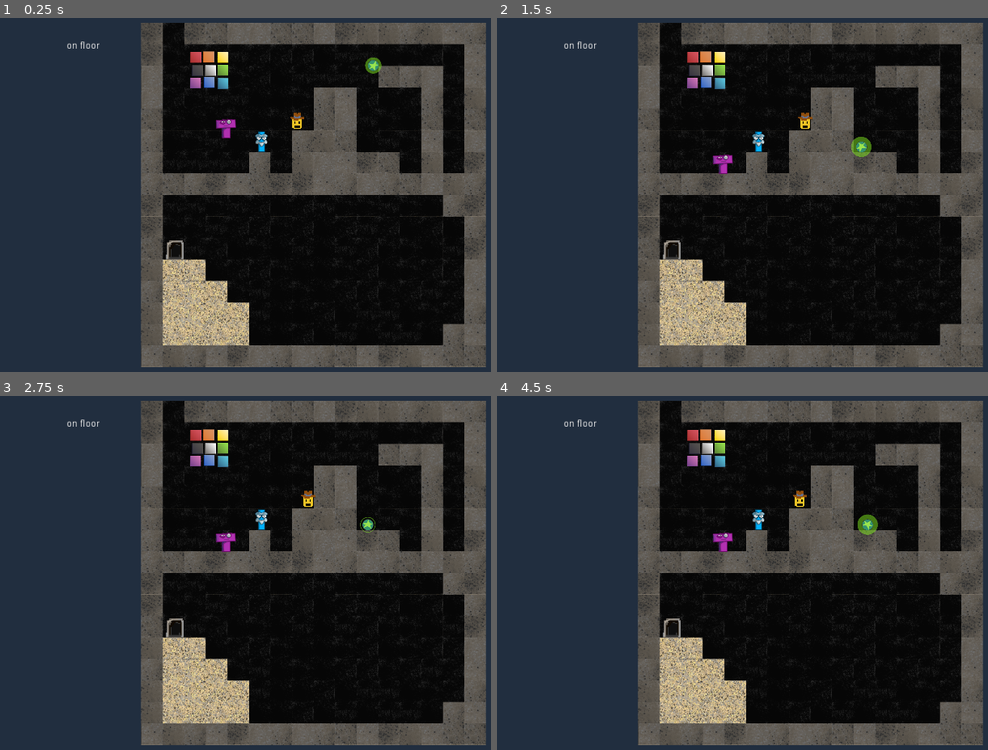
Above: before the commit, frames 1-4 (two rows, left to right).
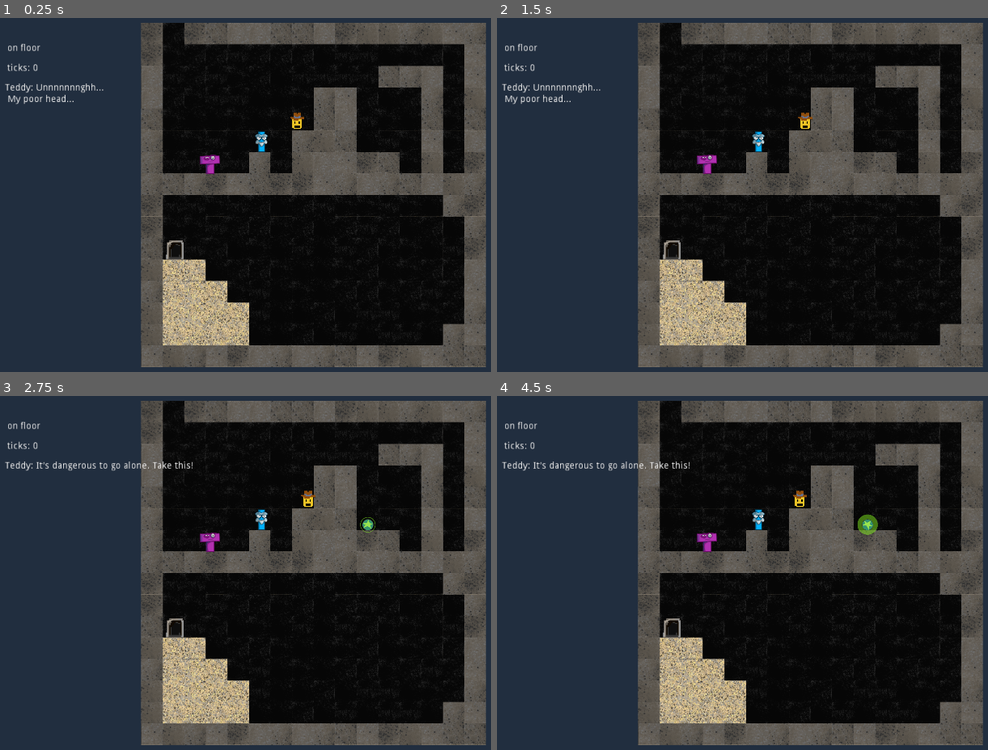
Above: after the commit, the same moments.

Repository: tangentstorm/ld48
Game: Godot game, scene res://scene.tscn
Same seed, same stepped clock (60 frames per second), same inputs: the game is played once before the commit and once after it.
Inputs:
- Up to frame 1 (0.25 s): no input
- Up to frame 2 (1.5 s): hold E 0.53-1.28 s; hold Right from 0.53 s (still down); tap Space at 0.77 s; tap E at 1.35 s
- Up to frame 3 (2.75 s): tap Space at 1.52 s; release Right at 2.03 s; hold Left from 2.03 s (still down); hold E from 2.03 s (still down)
- Up to frame 4 (4.5 s): release Left at 2.78 s; release E at 2.78 s; hold Right 2.78-4.28 s; tap E at 2.85, 4.35 s; tap Space at 3.02, 3.77 s; hold E 3.53-4.28 s; hold Left from 4.28 s (still down)

The runs differ from the first frame. In frame 1, 1.6% of the frame differs, in the area x 0-78%, y 6-45%; in frame 2, 1.6%, in the area x 0-77%, y 6-45%; in frame 3, 1.5%; in frame 4, 1.5%.

Commit message:
start on RoomScript

Diff:
--- /dev/null
+++ b/game/room0.gd
@@ -0,0 +1,35 @@
+# script for room 0
+extends Node
+
+var co # coroutine
+var isPlaying : bool = true
+
+func _ready():
+	co = script()
+
+func _on_step():
+	if isPlaying:
+		if co: co = co.resume()
+
+func sleep(seconds):
+	isPlaying = false
+	yield(get_tree().create_timer(seconds), "timeout")
+	isPlaying = true
+
+onready var dialog = $"/root/scene/dialog"
+
+func teddy(msg):
+	speak("Teddy", msg)
+
+func speak(who, msg):
+	dialog.text = who + ": " + msg
+
+func script():
+	dialog.text = ""
+	yield()
+	teddy("Unnnnnnnghh...\n My poor head...")
+	sleep(2)
+	yield()
+	teddy("It's dangerous to go alone. Take this!")
+	$teleporter.visible = true
+	$teleporter.sleeping = false
--- a/game/scene.tscn
+++ b/game/scene.tscn
@@ -8,6 +8,7 @@
 [ext_resource path="res://sprites/ivan.png" type="Texture" id=6]
 [ext_resource path="res://ernie.gd" type="Script" id=7]
 [ext_resource path="res://sprites/hero.png" type="Texture" id=8]
+[ext_resource path="res://room0.gd" type="Script" id=9]
 
 [sub_resource type="CapsuleShape2D" id=1]
 radius = 16.4678
@@ -58,6 +59,10 @@
 "_edit_vertical_guides_": [ 1598.77 ]
 }
 
+[node name="Timer" type="Timer" parent="."]
+wait_time = 0.25
+autostart = true
+
 [node name="Camera2D" type="Camera2D" parent="."]
 position = Vector2( 1052.34, 1013.92 )
 scale = Vector2( 2, 2 )
@@ -72,6 +77,7 @@
 tile_data = PoolIntArray( 0, 1, 65538, 1, 2, 1, 2, 1, 65538, 3, 1, 65537, 4, 1, 0, 5, 1, 0, 6, 1, 65537, 7, 1, 65537, 8 …(3873 unchanged characters)…
 
 [node name="blocks" type="Node2D" parent="."]
+visible = false
 position = Vector2( 334.412, 281.499 )
 
 [node name="block-r" type="Sprite" parent="blocks"]
@@ -127,76 +133,108 @@
 hframes = 9
 frame = 8
 
-[node name="sprites" type="Node2D" parent="."]
-
-[node name="ernie" type="KinematicBody2D" parent="sprites"]
+[node name="room0" type="Node2D" parent="."]
+script = ExtResource( 9 )
+
+[node name="ernie" type="KinematicBody2D" parent="room0"]
 position = Vector2( 923.286, 561.37 )
 script = ExtResource( 7 )
 
-[node name="shape" type="CollisionShape2D" parent="sprites/ernie"]
+[node name="shape" type="CollisionShape2D" parent="room0/ernie"]
 visible = false
 position = Vector2( 2.33331, 0.666626 )
 scale = Vector2( 2, 2 )
 shape = SubResource( 1 )
 
-[node name="hero" type="Sprite" parent="sprites/ernie"]
+[node name="hero" type="Sprite" parent="room0/ernie"]
 texture = ExtResource( 8 )
 hframes = 4
 
-[node name="teleporter" type="RigidBody2D" parent="sprites"]
+[node name="teleporter" type="RigidBody2D" parent="room0"]
+visible = false
 position = Vector2( 1384.22, 192.747 )
-
-[node name="sprite" type="AnimatedSprite" parent="sprites/teleporter"]
+sleeping = true
+
+[node name="sprite" type="AnimatedSprite" parent="room0/teleporter"]
 frames = SubResource( 7 )
 frame = 1
 playing = true
 
-[node name="shape" type="CollisionShape2D" parent="sprites/teleporter"]
+[node name="shape" type="CollisionShape2D" parent="room0/teleporter"]
 visible = false
 scale = Vector2( 3, 3 )
 shape = SubResource( 8 )
 
-[node name="ivan" type="RigidBody2D" parent="sprites"]
+[node name="ivan" type="RigidBody2D" parent="room0"]
 position = Vector2( 718.686, 686.172 )
 
-[node name="sprite" type="Sprite" parent="sprites/ivan"]
+[node name="sprite" type="Sprite" parent="room0/ivan"]
 texture = ExtResource( 6 )
 
-[node name="shape" type="CollisionShape2D" parent="sprites/ivan"]
+[node name="shape" type="CollisionShape2D" parent="room0/ivan"]
 visible = false
 position = Vector2( -3, 2 )
 scale = Vector2( 2, 6 )
 shape = SubResource( 9 )
 
-[node name="teddy" type="RigidBody2D" parent="sprites"]
-position = Vector2( 504.403, 563.8 )
-
-[node name="sprite" type="Sprite" parent="sprites/teddy"]
+[node name="teddy" type="RigidBody2D" parent="room0"]
+position = Vector2( 408.757, 787.813 )
+mode = 2
+continuous_cd = 2
+
+[node name="sprite" type="Sprite" parent="room0/teddy"]
 texture = ExtResource( 5 )
 
-[node name="shape-body" type="CollisionShape2D" parent="sprites/teddy"]
+[node name="shape-body" type="CollisionShape2D" parent="room0/teddy"]
 visible = false
 position = Vector2( 0, 26 )
 scale = Vector2( 2.5, 2.5 )
 shape = SubResource( 10 )
 
-[node name="shape-head" type="CollisionShape2D" parent="sprites/teddy"]
+[node name="shape-head" type="CollisionShape2D" parent="room0/teddy"]
 visible = false
 position = Vector2( 1.88562, -27.7401 )
 scale = Vector2( 6, 2.5 )
 shape = SubResource( 10 )
 
-[node name="exit" type="Sprite" parent="sprites"]
+[node name="exit" type="Sprite" parent="room0"]
 position = Vector2( 198.296, 1347.86 )
 texture = ExtResource( 2 )
 
 [node name="debug" type="Label" parent="."]
-margin_left = -442.872
-margin_top = 112.12
-margin_right = -402.872
-margin_bottom = 126.12
+margin_left = -709.539
+margin_top = 145.694
+margin_right = -636.539
+margin_bottom = 159.694
 rect_scale = Vector2( 4, 4 )
+rect_pivot_offset = Vector2( 28.8586, 7 )
 text = "Hello world"
 __meta__ = {
 "_edit_use_anchors_": false
 }
+
+[node name="timer" type="Label" parent="."]
+margin_left = -709.539
+margin_top = 264.541
+margin_right = -636.539
+margin_bottom = 278.541
+rect_scale = Vector2( 4, 4 )
+rect_pivot_offset = Vector2( 28.8586, 7 )
+text = "ticks: 0"
+__meta__ = {
+"_edit_use_anchors_": false
+}
+
+[node name="dialog" type="Label" parent="."]
+margin_left = -722.872
+margin_top = 381.874
+margin_right = -605.872
+margin_bottom = 395.874
+rect_scale = Vector2( 4, 4 )
+rect_pivot_offset = Vector2( 28.8586, 7 )
+text = "<character dialog>"
+__meta__ = {
+"_edit_use_anchors_": false
+}
+
+[connection signal="timeout" from="Timer" to="room0" method="_on_step"]
Not shown: 1 places in game/scene.tscn that only renumber resources
